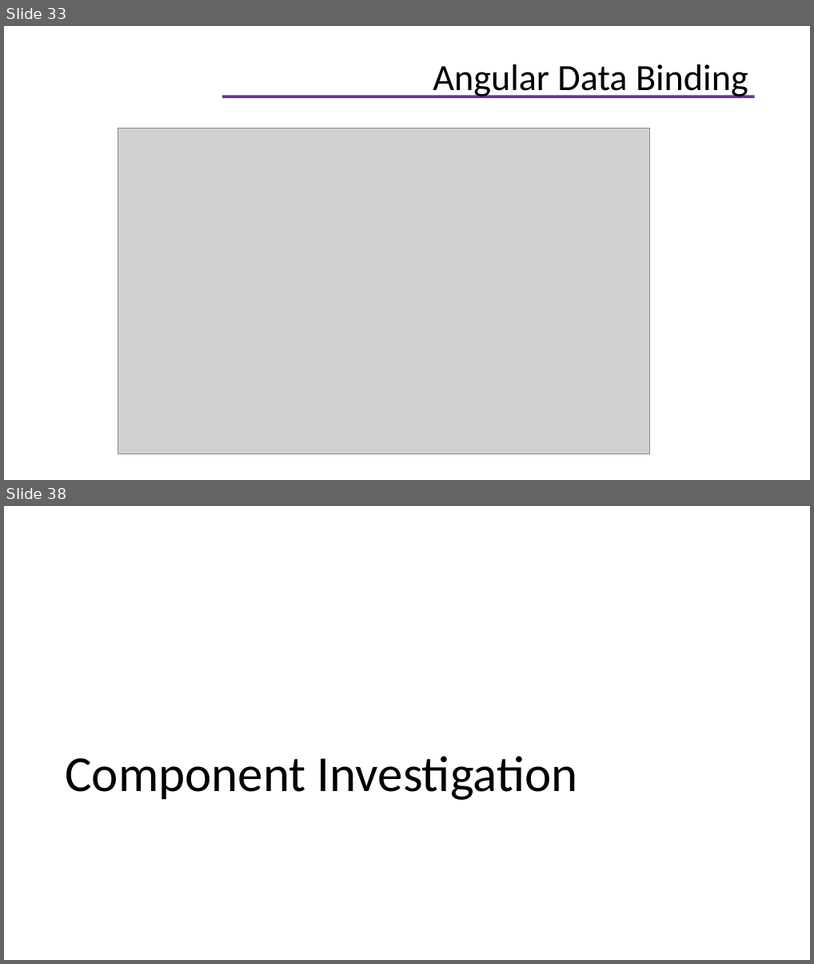
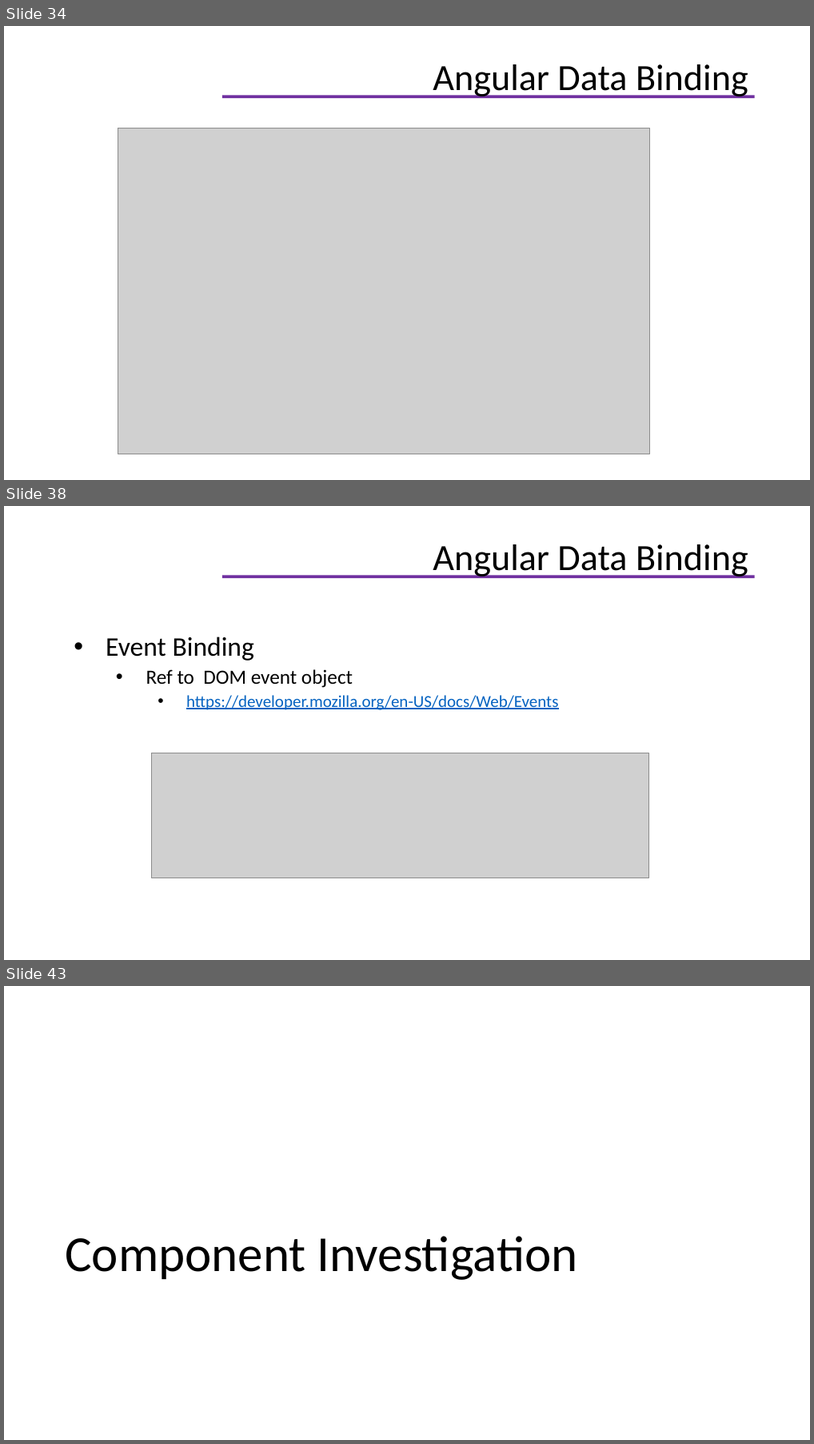
Before and after one commit to helenhash/angular-training, a slide deck: docs/Angular Training.pptx. Shown one above the other, each under a label of ours: slides 33 and 38 before the commit, slides 34, 38 and 43 after it; the slides between them are not shown. The pictures are 814x964 and 814x1444 pixels, drawn with LibreOffice and Linux fonts; fonts in the diff are those of the drawing; grey boxes stand for pictures; background and template pictures are left out. Boxes give left, top, right and bottom in pixels: in the first picture for what was removed or moved away, otherwise in the second. Text is boxed around its words. In the diff, an @@ line names an element or a change of style, - is before the commit and + after.

```diff
--- a/docs/Angular Training.pptx
+++ b/docs/Angular Training.pptx
@@ slide 38 added at [4, 506, 810, 960], background #FFFFFF; not listed: 1 template element that a slide beside it also shows @@
@@ title added at [433, 544, 749, 578], 33 pt, text #000000 @@
+Angular Data Binding
@@ text added at [106, 636, 558, 710], 15 pt, text #0563C1, underline @@
+• Event Binding
+  • Ref to DOM event object
+    • https://developer.mozilla.org/en-US/docs/Web/Events
@@ picture added at [151, 752, 649, 878] @@
@@ what was slide 33 is now slide 34 @@
@@ what was slide 38 is now slide 43 @@
```
Also in this commit, not shown: 4 slides changed, 5 other slides added, 1 slide removed, 19 other files.
